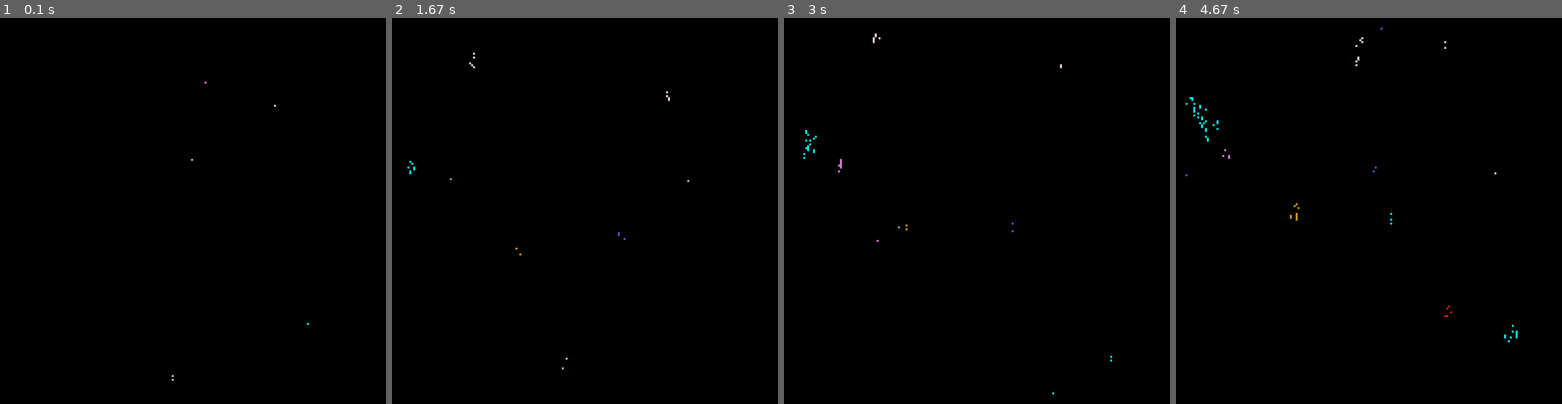
Above: before the commit, frames 1-4 (left to right).
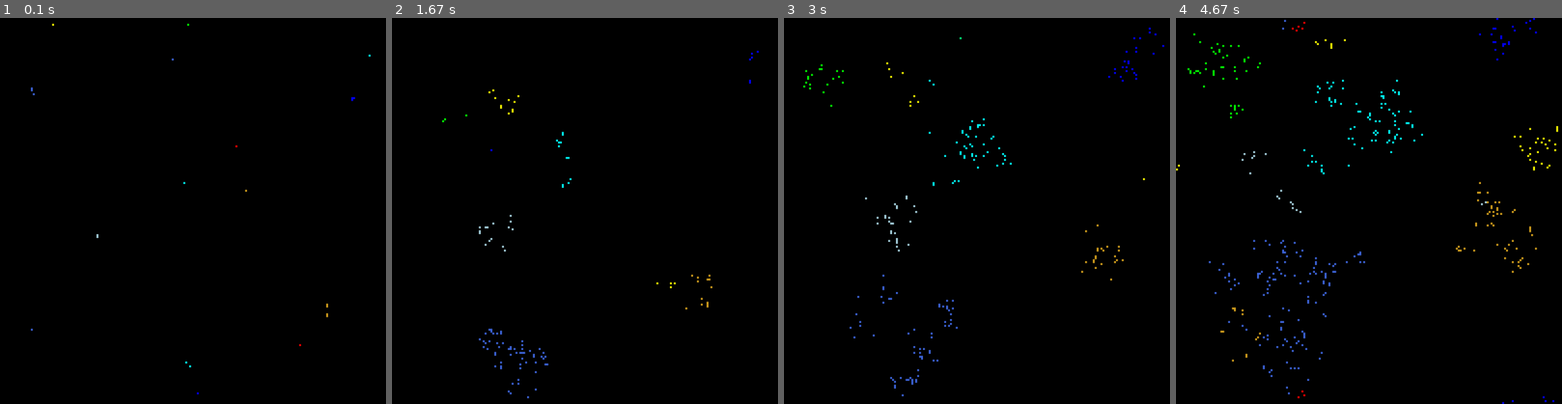
Above: after the commit, the same moments.

Repository: 6hAkunAmAtAtA9/Evolution_simulation_pygame
Game: pygame game, started from evolution_game.py
The game is run twice, just before and just after one commit, with the same random seed, the same clock (stepped at 60 frames per second) and the same inputs.
Inputs:
- Up to frame 1 (0.1 s): no input
- Up to frame 2 (1.67 s): no input
- Up to frame 3 (3 s): tap Enter every 0.33 s from 1.83 to 2.83 s
- Up to frame 4 (4.67 s): tap Enter every 0.33 s from 3.17 to 4.5 s

The runs differ from the first frame. In frame 1, less than 0.1% of the frame differs, in the area x 8-96%, y 1-98%; in frame 2, 0.4%; in frame 3, 0.8%; in frame 4, 1.5%, in the area x 0-99%, y 0-100%.

Commit message:
5. Working endes. Little refactoring

Diff:
--- a/actions.py
+++ b/actions.py
@@ -13,7 +13,7 @@
     if killer(cell, cell_list, location):  # если ложь клетка умерла, смысла жить нет
         potention = get_activities(cell)
         # print('potention', potention)
-        if potention >= 90:
+        if potention >= 20:
             square_moving(cell, cell_list, location)
         if potention > 95:
             birth(cell, cell_list)
@@ -25,9 +25,10 @@
         cell.energy -= 1 + cell.genome["Желание_жить"] * 0.2
 
 def square_moving(cell, cell_list, location):
-    cell.moving_indicator = random.choice(('up', 'down', 'left', 'right')) # 2 down added  'down', 'right', 'left'
+    cell.moving_indicator = random.choice(('up', 'down', 'right', 'left')) # 2 down added  'down', 'right', 'left'
 
     if cell.moving_indicator == 'up' and location[0][1] == '0':
+
         if cell.y - 1 >= 0:
             cell_list[cell.y - 1][cell.x] = cell
             cell_list[cell.y][cell.x] = '0'
--- a/evolution_game.py
+++ b/evolution_game.py
@@ -19,37 +19,20 @@
         self.objects = [['0' for _ in range(int(self.settings.screen_width / self.settings.start_size))]
                         for _ in range(int(self.settings.screen_height / self.settings.start_size))]
 
-        arr = []
-        for _ in range(self.settings.cells_start_count):
-            a = random.randint(0, len(self.objects))
-            b = random.randint(0, len(self.objects[0]))
-            arr.append((a, b))
-
         self.kinds = [chr(i) + str(j) for i in range(65, 91) for j in range(1, 100)]
 
-
-        for i in range(len((self.objects))):
-            for j in range(len(self.objects[i])):
-                if (i, j) in arr and self.objects[i][j] == '0':
-                    color = random.choice(self.settings.colors)
-                    kind = self.kinds.pop(0)
-                    self.objects[i][j] = Cell(i, j, color, {'Желание_жить': 1}, kind)
+        for _ in range(self.settings.cells_start_count):
+            self.birth()
 
         for i in range(self.settings.food_start_count):
             food = Food()
             if self.objects[food.y][food.x] == '0':
                 self.objects[food.y][food.x] = food
 
-
-
-
         self.round_counter = 0
         self.death_count = 0
         self.cell_count = 0
         self.kinds_uniq = {}
-
-
-        print('Y:', len(self.objects), 'X:', len(self.objects[0]))
 
     def run_game(self):
         while True:
@@ -57,6 +40,11 @@
             self.kinds_uniq = {}
             self.screen.fill(self.settings.bg_color)
             self.round_counter += 1
+
+            if self.round_counter % 20 == 0:
+                self.birth()
+
+
 
             '''Прохож основного цикла жизни с переработкой массива  координат клеток'''
             for i in range(len((self.objects))):
@@ -83,14 +71,6 @@
                             pygame.draw.rect(self.screen, self.objects[i][j].color, self.objects[i][j].object,
                                              self.objects[i][j].line_thin)
 
-            if self.round_counter % 20 == 0:
-                a = random.randint(0, len(self.objects))
-                b = random.randint(0, len(self.objects[0]))
-                kind = self.kinds.pop(0)
-                try:
-                    self.objects[a][b] = Cell(a, b, random.choice(self.settings.colors), {'Желание_жить': 1}, kind)
-                except IndexError:
-                    pass
 
 
             pygame.display.flip()
@@ -100,11 +80,21 @@
                 if event.type == pygame.QUIT:
                     sys.exit()
 
-
+            '''Выводим в консоль количество клеток каждого вида'''
             sorted_tuples = sorted(self.kinds_uniq.items(), key=lambda item: item[1], reverse=True)
             sorted_dict = {k: v for k, v in sorted_tuples}
-            print(sorted_dict)
-            print('ROUND')
+            # print(sorted_dict)
+            # print('ROUND')
+
+    def birth(self):
+        a = random.randint(0, len(self.objects) - 1)
+        b = random.randint(0, len(self.objects[0]) - 1)
+        kind = self.kinds.pop(0)
+        if self.objects[a][b] == '0':
+            try:
+                self.objects[a][b] = Cell(a, b, random.choice(self.settings.colors), {'Желание_жить': 1}, kind)
+            except IndexError:
+                pass
 
 
 if __name__ == "__main__":
--- a/settings.py
+++ b/settings.py
@@ -6,7 +6,7 @@
     def __init__(self):
         '''Cell settings'''
 
-        self.cells_start_count = 5
+        self.cells_start_count = 15
         self.food_start_count = 0
         self.screen_width = 1000
         self.screen_height = 1000
@@ -19,19 +19,10 @@
         self.x_size = int(self.screen_height / self.start_size) - 1
 
         '''Colors'''
-        self.LIGHT_BLUE = [173, 216, 230]
-        self.SPRING_GREEN = [0, 255, 127]
-        self.GOLDEN_ROD = [218, 165, 32]
-        self.CRIMZON = [220, 20, 60]
-        self.VIOLET = [238, 130, 238]
-        self.MIST_ROSE = [255, 228, 225]
-        self.LIME = [0, 255, 0]
-        self.AQUA = [0, 255, 255]
-        self.ROYAL_BLUE = [65, 105, 225]
-        self.colors = [self.LIGHT_BLUE, self.SPRING_GREEN, self.GOLDEN_ROD,
-                       self.CRIMZON, self.LIME, self.AQUA, self.MIST_ROSE,
-                       self.VIOLET, self.ROYAL_BLUE]
+
+        self.colors = ["light blue", "spring green", "golden rod",
+                       "lime", 'aqua', 'royal blue', "yellow", "red", "blue"]
 
         '''Cell life settings'''
-        self.start_energy = random.randint(10, 60)  # потом поменять
+        self.start_energy = random.randint(10, 50)  # потом поменять
         self.free_place_needing = 7   # стандартно 5
--- a/try.py
+++ b/try.py
@@ -1,2 +1,2 @@
-a = [chr(i) + str(j) for i in range(65, 91) for j in range(1, 100)]
-print(a.pop(0))
+a = "spring green"
+print(a[0])
